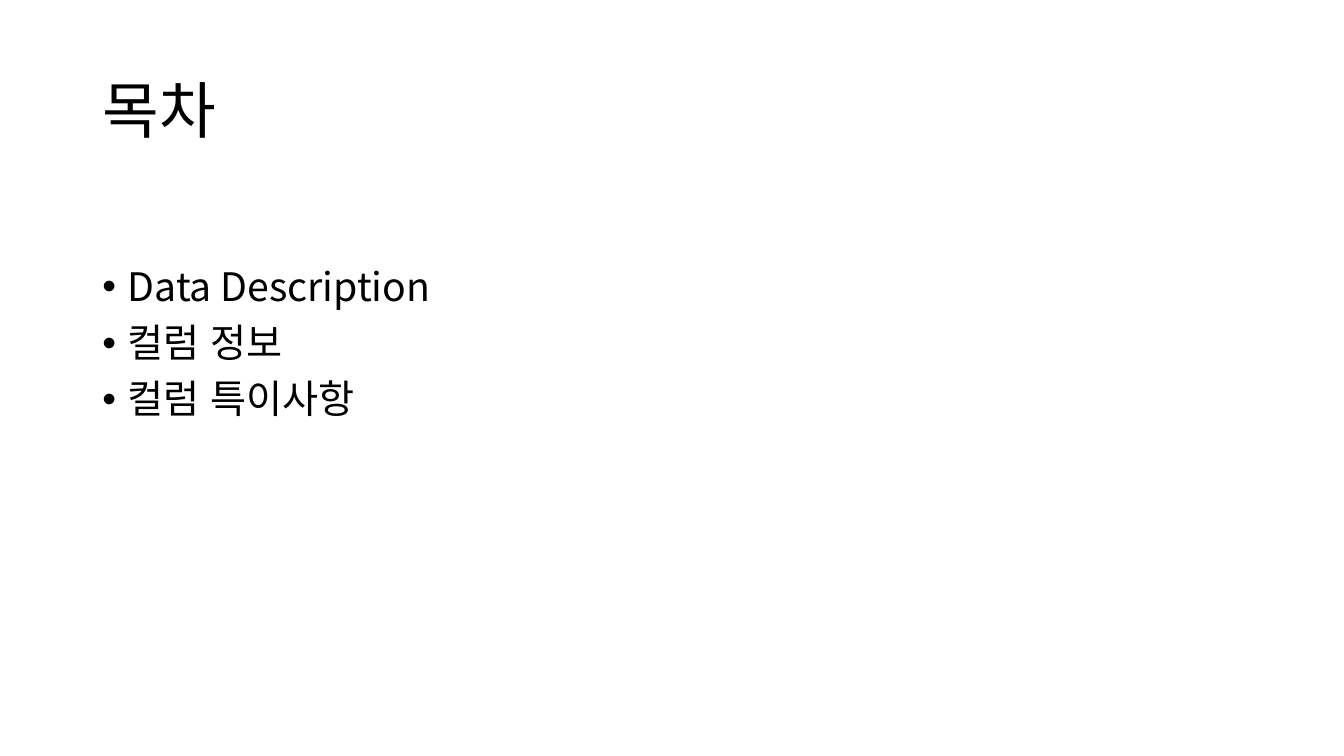
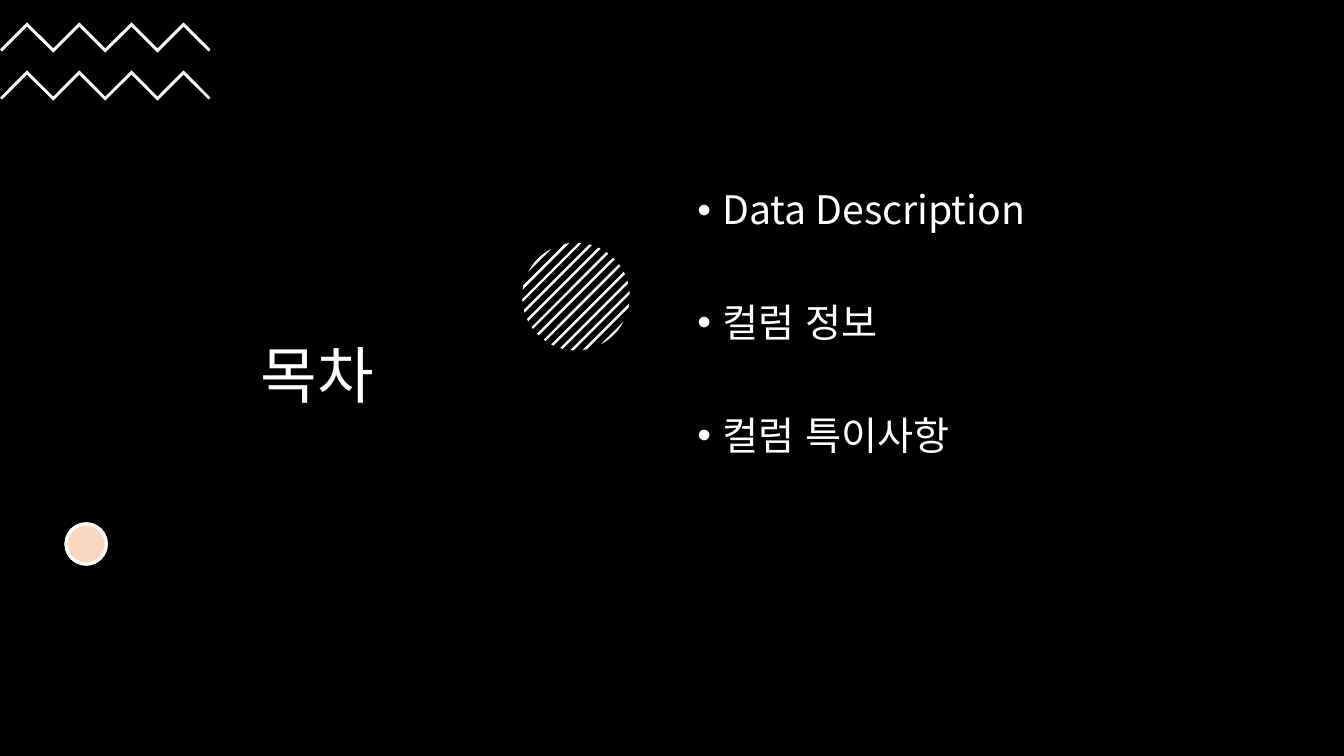
Before and after one commit to jun4879/cbnu_21_1_IndustrialAI, a slide deck: slide 2 of RegressionMiniProject/현업 데이터를 활용 회귀 미니 프로젝트_김준태.pptx. Drawn at 1344x756 pixels with LibreOffice and Linux fonts; fonts in the diff are those of the drawing. Boxes give left, top, right and bottom in pixels: in the first picture for what was removed or moved away, otherwise in the second. Text is boxed around its words. In the diff, an @@ line names an element or a change of style, - is before the commit and + after.

```diff
--- a/RegressionMiniProject/현업 데이터를 활용 회귀 미니 프로젝트_김준태.pptx
+++ b/RegressionMiniProject/현업 데이터를 활용 회귀 미니 프로젝트_김준태.pptx
@@ rectangle added at <box>0,0,1344,756</box>, fill #000000 @@
@@ freeform shape added at <box>0,22,211,52</box>, fill #FFFFFF @@
@@ freeform shape added at <box>0,71,211,101</box>, fill #FFFFFF @@
@@ title "목차": place and size @@
-title "목차" at <box>102,82,215,138</box>
+title "목차" at <box>261,347,374,403</box>
@@ title "목차" at <box>261,347,374,403</box>: text colour #000000 to #FFFFFF; alignment left to centre @@
@@ text "Data Description": place and size @@
-text "Data Description" at <box>128,270,431,416</box>
+text "Data Description" at <box>723,193,1026,453</box>
@@ text "Data Description" at <box>723,193,1026,453</box>: text colour #000000 to #FFFFFF @@
@@ group added at <box>522,243,630,351</box>: 13 freeform shapes @@
@@ ellipse added at <box>67,524,107,565</box>, fill #FFFFFF, outline #FFFFFF 2.25 pt @@
@@ ellipse added at <box>67,524,107,565</box>, fill #ED7D31 at 30% opacity, outline #FFFFFF 2.25 pt @@
```
Also in this commit, not shown: 4 other slides changed.
